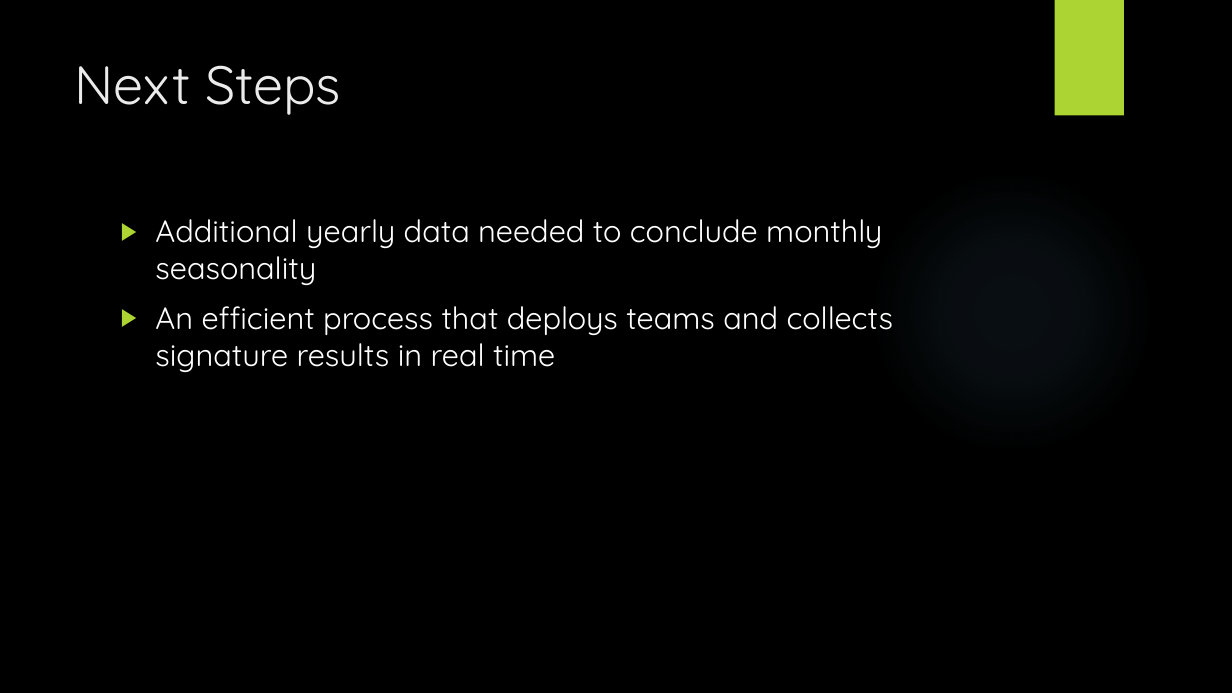
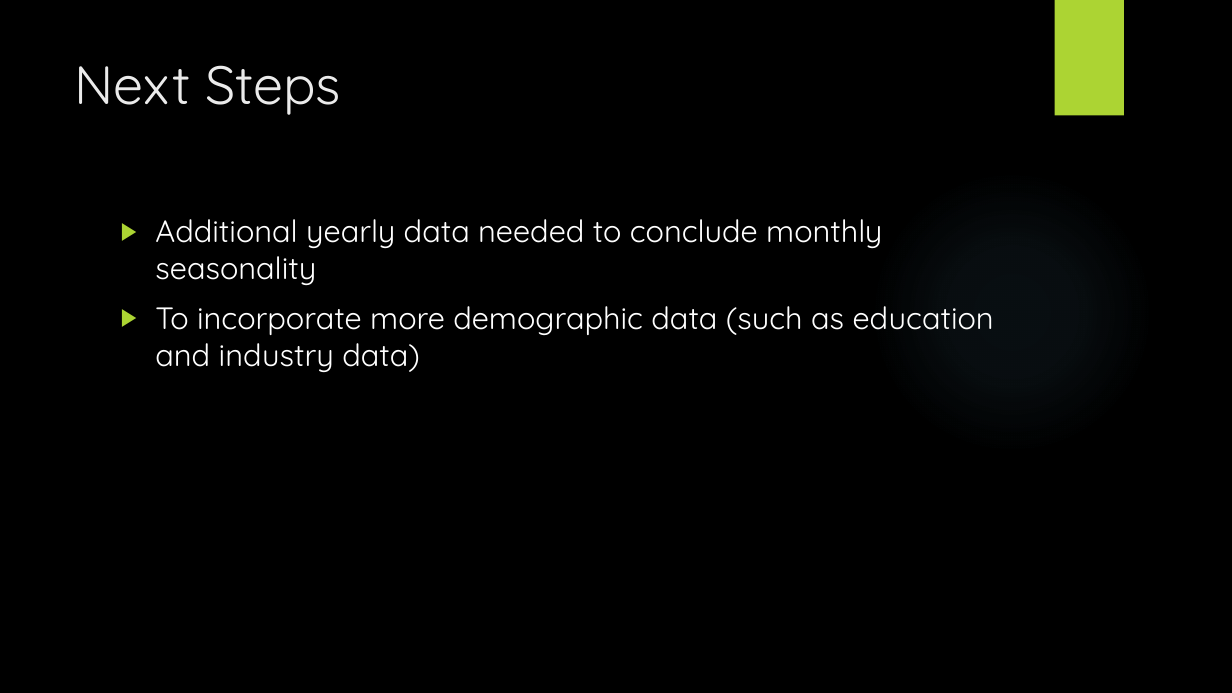
Before and after one commit to JNYH/projectbenson, a slide deck: slide 12 of OptimizeStreetTeamDeployment.pptx. Drawn at 1232x693 pixels with LibreOffice and Linux fonts; fonts in the diff are those of the drawing; background and template pictures are left out. Boxes give left, top, right and bottom in pixels: in the first picture for what was removed or moved away, otherwise in the second. Text is boxed around its words. In the diff, an @@ line names an element or a change of style, - is before the commit and + after.

```diff
--- a/OptimizeStreetTeamDeployment.pptx
+++ b/OptimizeStreetTeamDeployment.pptx
@@ text at <box>155,306,994,372</box>: text changed @@
-▶ An efficient process that deploys teams and collects signature results in real time
+▶ To incorporate more demographic data (such as education and industry data)
```
Also in this commit, not shown: 7 other slides changed, 1 slide added.
